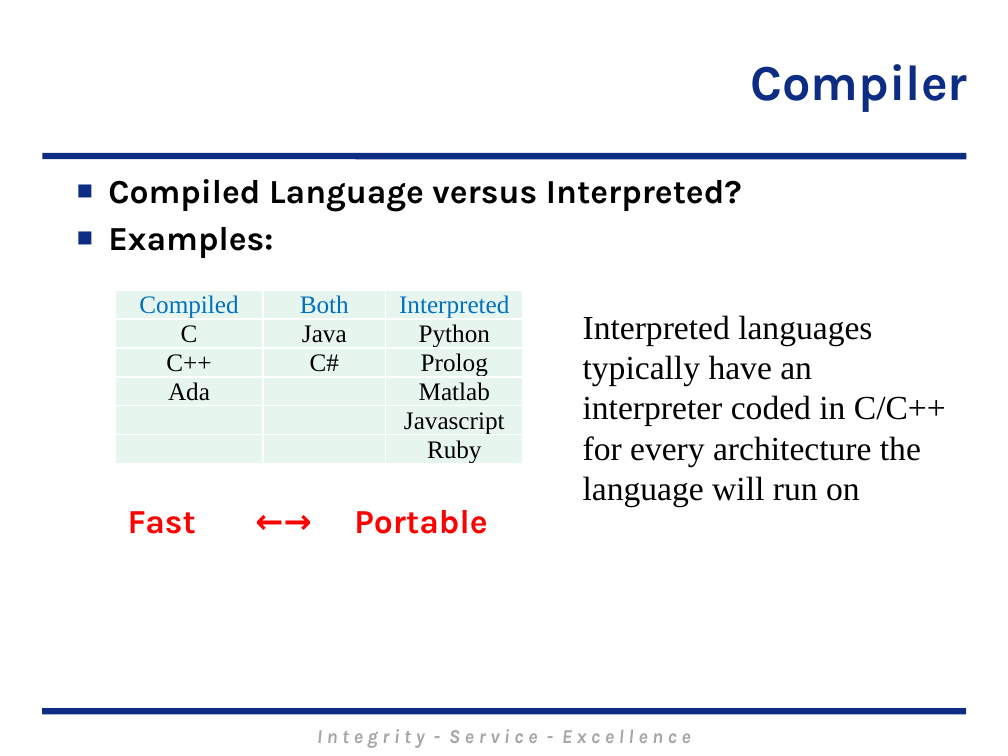
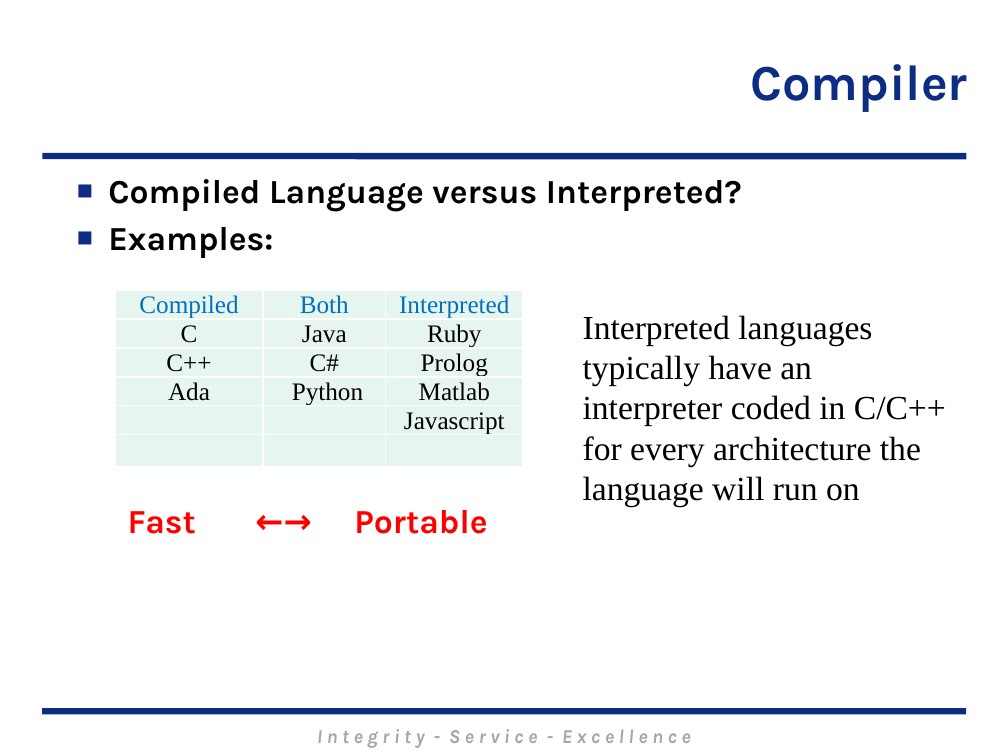
Before and after one commit to MarsUniversity/ECE382, a slide deck: slide 5 of source/lessons/lsn19/Lsn19.pptx. Drawn at 1008x756 pixels with LibreOffice and Linux fonts; fonts in the diff are those of the drawing; background and template pictures are left out. Boxes give left, top, right and bottom in pixels: in the first picture for what was removed or moved away, otherwise in the second. Text is boxed around its words. In the diff, an @@ line names an element or a change of style, - is before the commit and + after.

```diff
--- a/source/lessons/lsn19/Lsn19.pptx
+++ b/source/lessons/lsn19/Lsn19.pptx
@@ table at (x1=115, y1=290, x2=523, y2=478) @@
-row 2, column 3: Python
+row 2, column 3: Ruby
-row 4, column 2: 
+row 4, column 2: Python
-row 6, column 3: Ruby
+row 6, column 3: 
```
Also in this commit, not shown: 20 slides removed, 5 other files.
